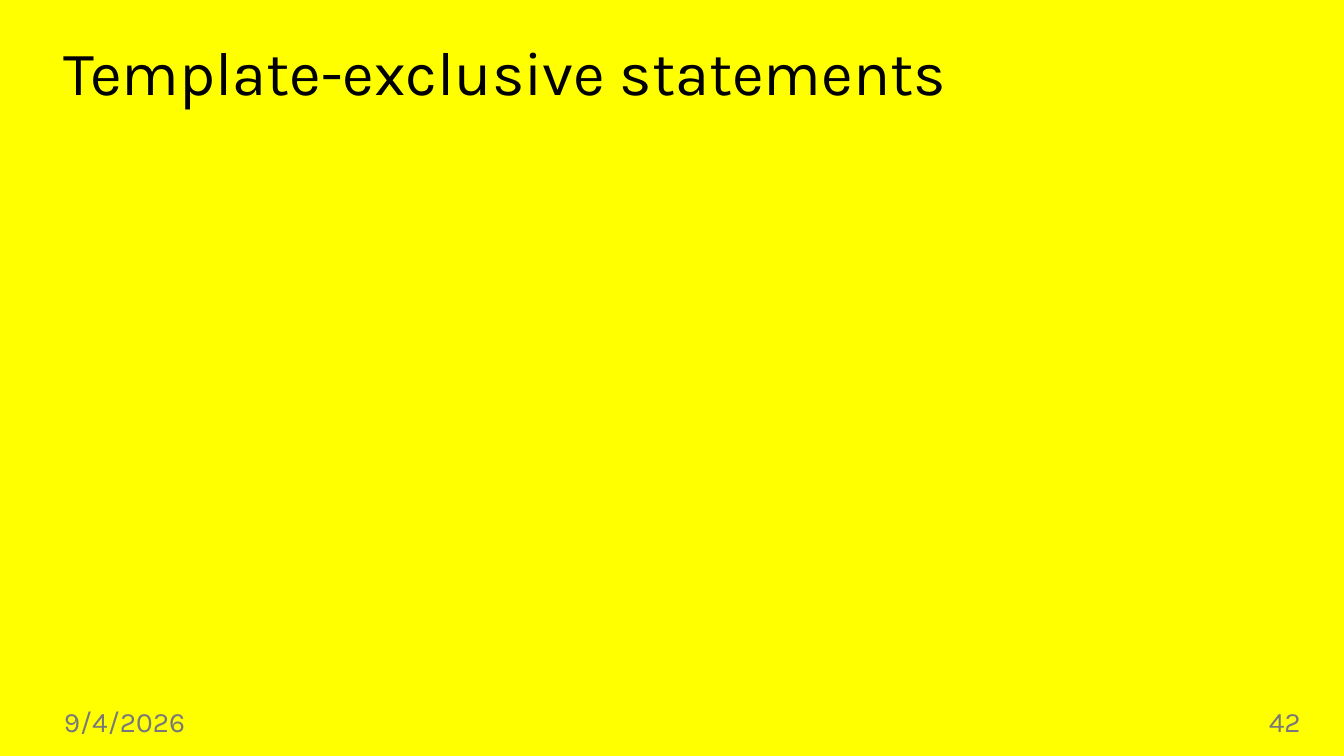
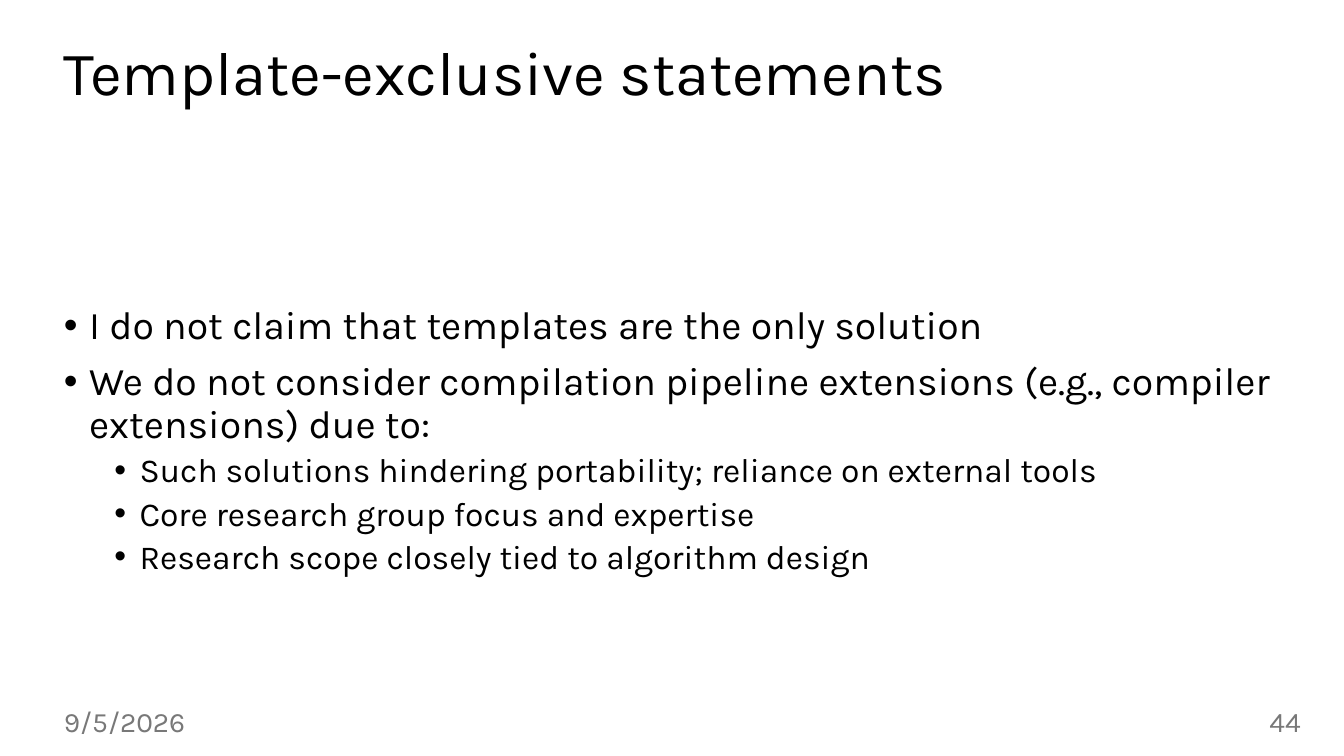
Before and after one commit to jiriklepl/phd-thesis, a slide deck: slide 44 of slides/Optimizing Memory Layouts and Traversal Orders in High-Performance Computing.pptx (slide 42 before the commit). Drawn at 1344x756 pixels with LibreOffice and Linux fonts; fonts in the diff are those of the drawing; background and template pictures are left out. Boxes give left, top, right and bottom in pixels: in the first picture for what was removed or moved away, otherwise in the second. Text is boxed around its words. In the diff, an @@ line names an element or a change of style, - is before the commit and + after.

```diff
--- a/slides/Optimizing Memory Layouts and Traversal Orders in High-Performance Computing.pptx
+++ b/slides/Optimizing Memory Layouts and Traversal Orders in High-Performance Computing.pptx
@@ background #FFFF00 to #FFFFFF @@
@@ text added at [89,312,1270,578], 24 pt, text #000000 @@
+• I do not claim that templates are the only solution
+• We do not consider compilation pipeline extensions (e.g., compiler extensions) due to:
+  • Such solutions hindering portability; reliance on external tools
+  • Core research group focus and expertise
+  • Research scope closely tied to algorithm design
@@ text at [64,711,185,734]: text changed @@
-9/4/2026
+9/5/2026
@@ page number at [1269,714,1300,732]: text changed @@
-42
+44
```
Also in this commit, not shown: 43 other slides changed, 2 slides added.
